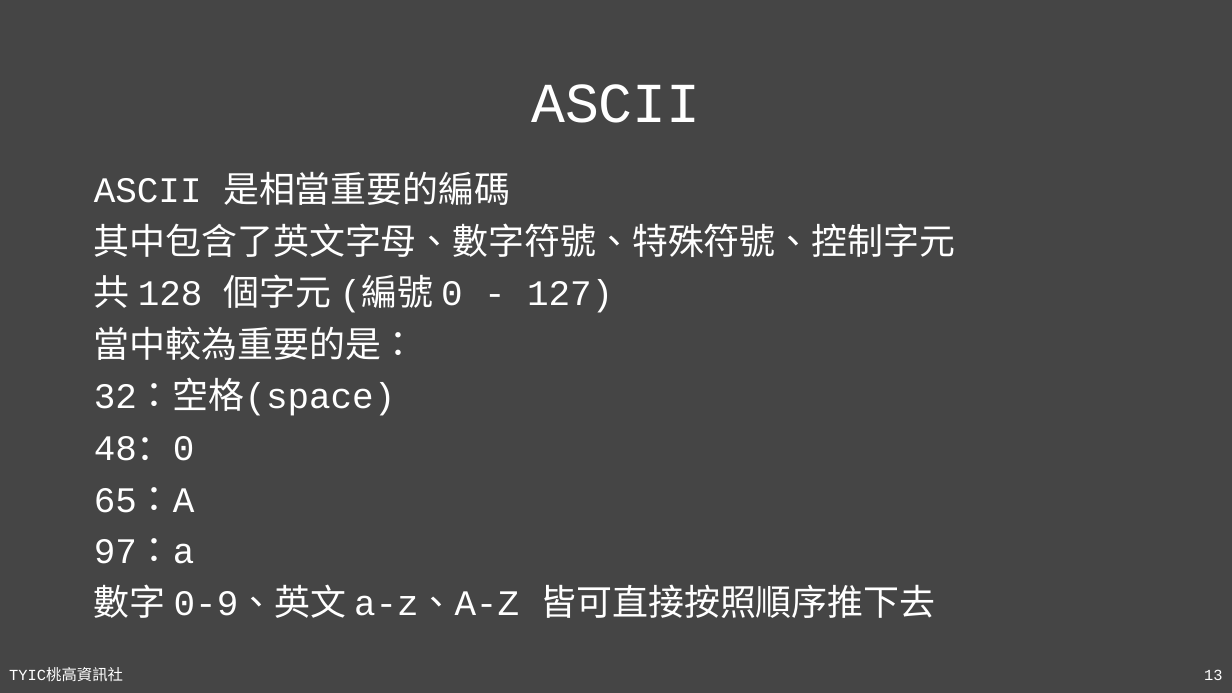
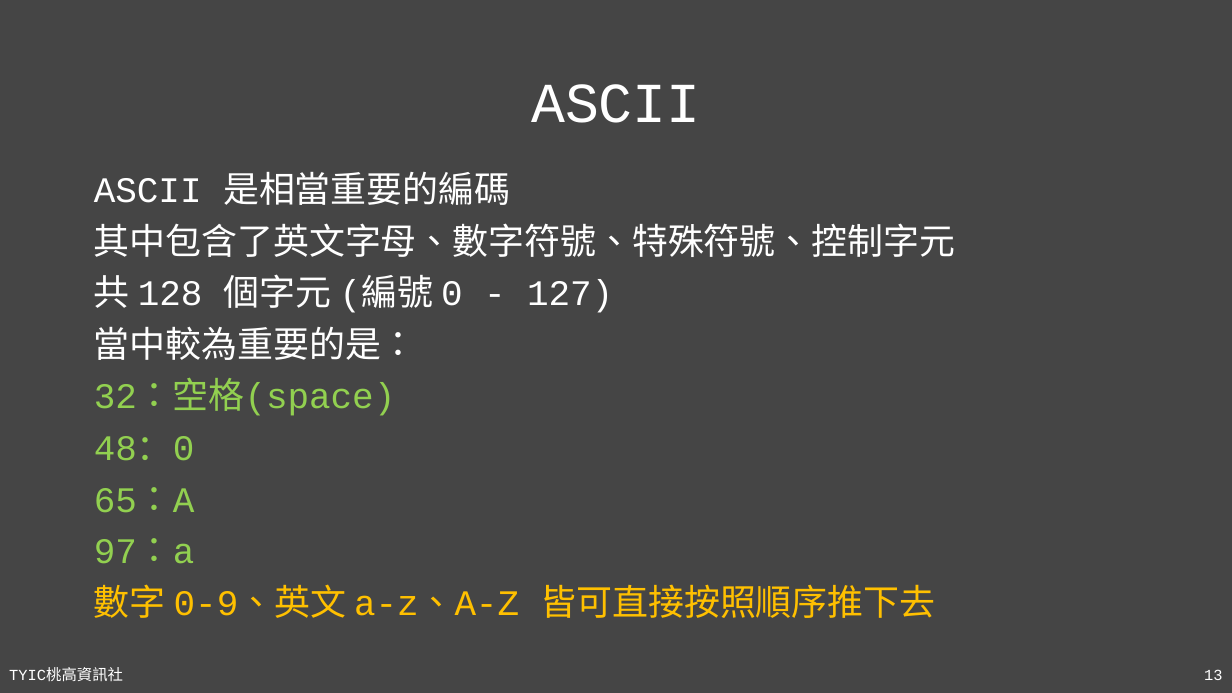
Before and after one commit to TYSHIC/slides, a slide deck: slide 13 of powerpoint/04_初探Java.pptx. Drawn at 1232x693 pixels with LibreOffice and Linux fonts; fonts in the diff are those of the drawing. Boxes give left, top, right and bottom in pixels: in the first picture for what was removed or moved away, otherwise in the second. Text is boxed around its words. In the diff, an @@ line names an element or a change of style, - is before the commit and + after.

```diff
--- a/powerpoint/04_初探Java.pptx
+++ b/powerpoint/04_初探Java.pptx
@@ text at (94, 383, 936, 618): text colour #FFFFFF to #92D050 in "32：空格(space)", "48：0", "65：A", "97：a"; text colour #FFFFFF to #FFC000 in "數字 0-9、英文 a-z、A-Z 皆可直接按照順序推下去" @@
```
Also in this commit, not shown: 14 other slides changed, 6 slides added, 2 slides removed, 7 other files.
